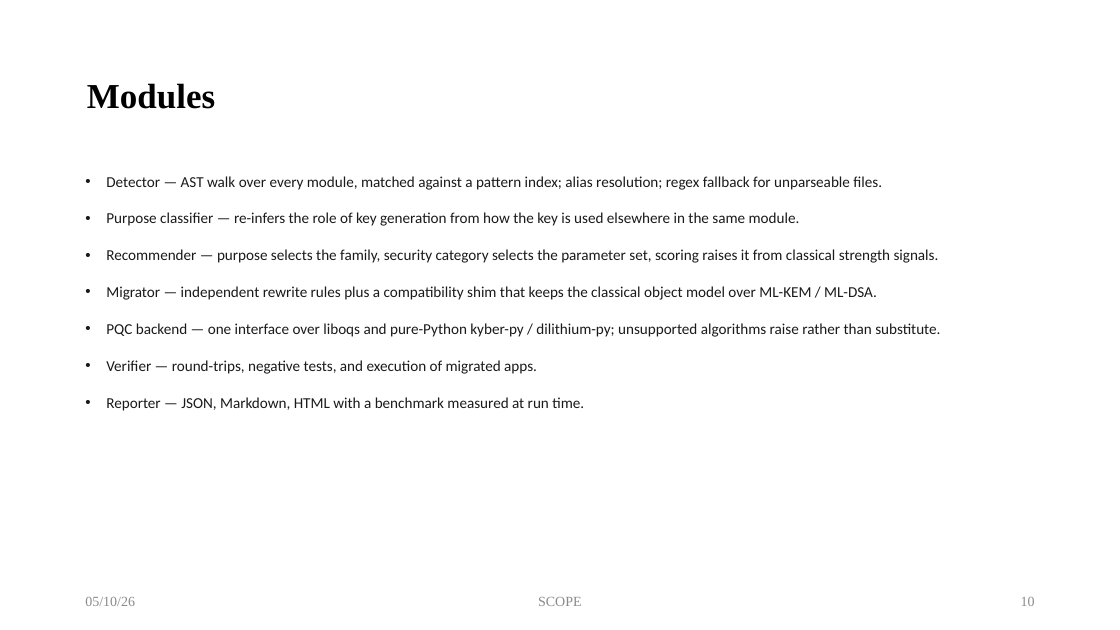
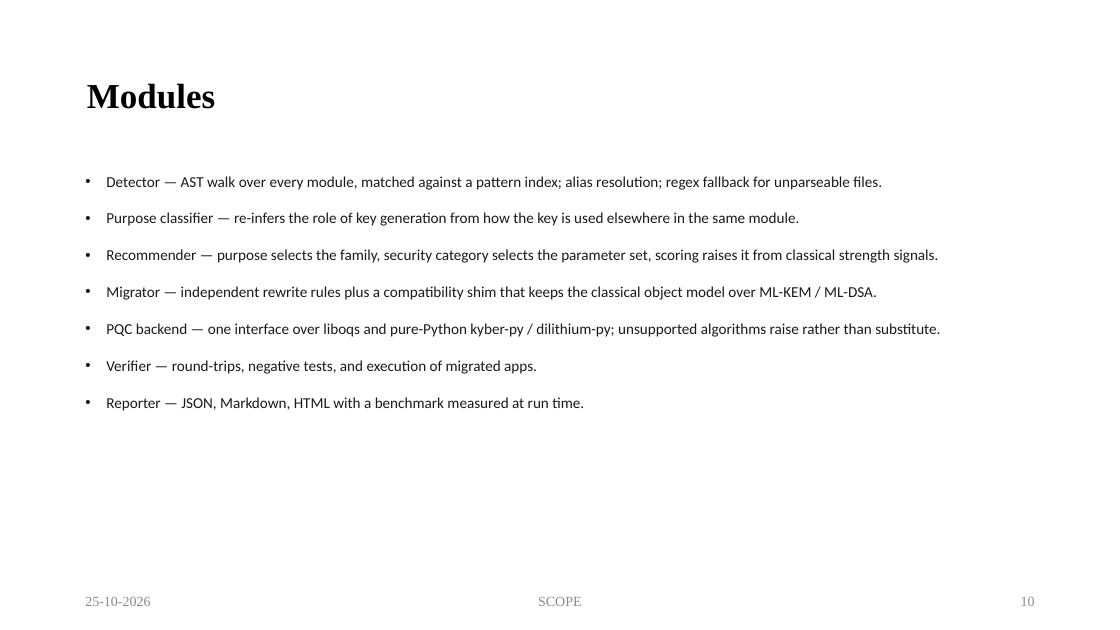
Before and after one commit to arpitmittal2025/pqc-migrator, a slide deck: slide 10 of report/Review_3_Team_20106UG02.pptx. Drawn at 1120x630 pixels with LibreOffice and Linux fonts; fonts in the diff are those of the drawing. Boxes give left, top, right and bottom in pixels: in the first picture for what was removed or moved away, otherwise in the second. Text is boxed around its words. In the diff, an @@ line names an element or a change of style, - is before the commit and + after.

```diff
--- a/report/Review_3_Team_20106UG02.pptx
+++ b/report/Review_3_Team_20106UG02.pptx
@@ text at [85,597,150,606]: text changed @@
-05/10/26
+25-10-2026
```
Also in this commit, not shown: 12 other slides changed, 44 other files.
